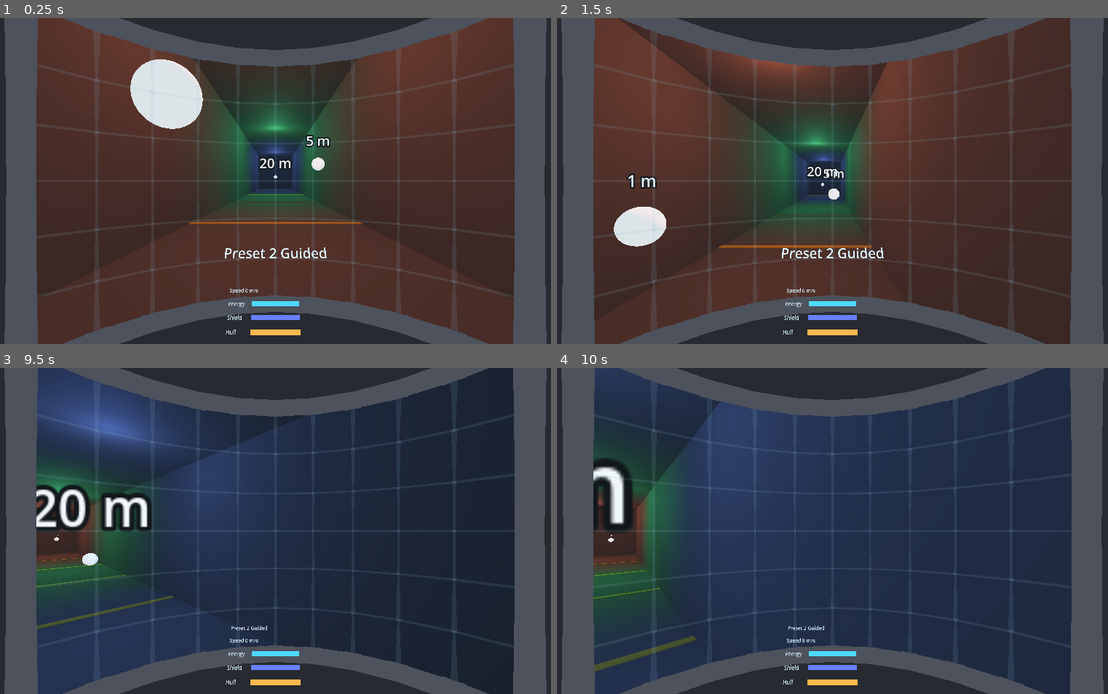
Above: before the commit, frames 1-4 (two rows, left to right).
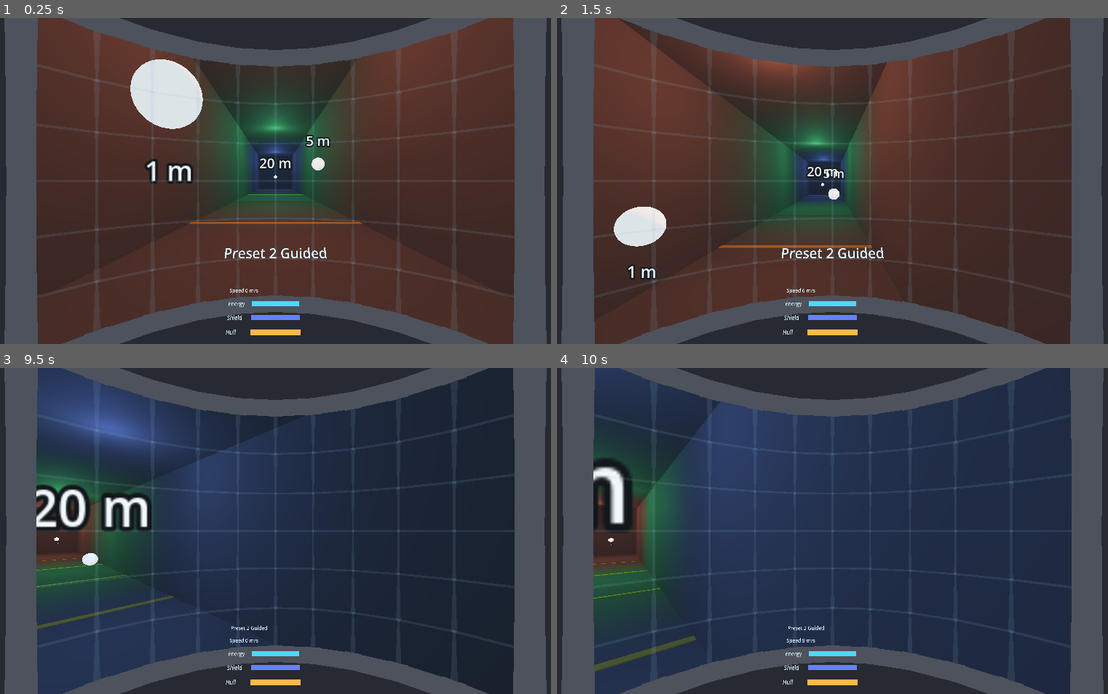
Above: after the commit, the same moments.

Repository: noless-zz/meltdown
Game: Godot game, scene res://main.tscn
The game is run twice, just before and just after one commit, with the same random seed, the same clock (stepped at 60 frames per second) and the same inputs.
Inputs (mouse positions are in pixels of both pictures, inside the frame that each line leads up to):
- Up to frame 1 (0.25 s): no input
- Up to frame 2 (1.5 s): tap Enter at 0.5 s; move the mouse to (959, 164) at 0.52 s; hold D 0.53-1.28 s; tap R at 0.6 s; click (959, 164) at 0.67 s; tap Space at 0.77 s; move the mouse to (716, 197) at 1.27 s; hold S from 1.28 s (still down); tap E at 1.35 s
- Up to frame 3 (9.5 s): tap Space at 1.52, 3.02, 3.77, 4.52, 6.02, 6.77, 7.52, 9.02 s; move the mouse to (336, 459) at 2.02 s; release S at 2.03 s; hold D 2.03-2.78 s; tap Shift at 2.1, 8.1 s; move the mouse to (247, 596) at 2.77 s; hold W 2.78-3.53 s; tap Z at 2.85, 8.85 s; click (247, 596) at 2.92 s; move the mouse to (451, 579) at 3.52 s; hold Left 3.53-5.03 s; tap Tab at 3.6 s; move the mouse to (99, 482) at 4.27 s; tap F at 4.35 s; move the mouse to (303, 531) at 5.02 s; hold S 5.03-5.78 s; tap Backspace at 5.1 s; click (303, 531) at 5.17 s; move the mouse to (187, 449) at 5.77 s; hold D 5.78-6.53 s; tap Q at 5.85 s; move the mouse to (402, 514) at 6.52 s; hold W 6.53-7.28 s; tap R at 6.6 s; move the mouse to (159, 547) at 7.27 s; hold D 7.28-8.03 s; tap E at 7.35 s; click (159, 547) at 7.42 s; move the mouse to (336, 459) at 8.02 s; hold S 8.03-8.78 s; move the mouse to (247, 596) at 8.77 s; hold Left from 8.78 s (still down)
- Up to frame 4 (10 s): move the mouse to (1008, 579) at 9.52 s; release Left at 9.53 s; hold W from 9.53 s (still down); tap Tab at 9.6 s; click (1008, 579) at 9.67 s; tap Space at 9.77 s

The runs differ from the first frame. In frame 1, 0.4% of the frame differs, in the area x 26-36%, y 43-51%; in frame 2, 0.3%; in frame 3, less than 0.1%; in frame 4, less than 0.1%.

Commit message:
Hang the 1 m marker label below its ball (#249)
From the recentred start eye the 1 m label sat about 34 degrees up,
outside both the preset 1 and preset 2 windows, so the nearest depth
reference was unreadable through the cockpit (CMF-1, CMF-3). Markers
nearer than 2 m now hang their label below the ball; the farther labels
already fit and stay put. The preset 1 view test now checks every
marker's label, so it fails on the old position.

Also fixes the thumbstick mapping comment that still called the label
toggle "not wired yet" after #181.

Co-Authored-By: Claude Opus 5.5 <noreply@anthropic.com>
Claude-Session: https://claude.ai/code/session_01Hhhk418CD4WhHG9DjM5ohK

Diff:
--- a/game/tests/test_cockpit_preset1_view.gd
+++ b/game/tests/test_cockpit_preset1_view.gd
@@ -10,12 +10,6 @@
 const LABEL_LAYOUT: GDScript = preload("res://tests/test_label_layout.gd")
 ## The flat stand-in for a seated head, as in `test_head_recentre.gd`.
 const SEATED_HEAD: Vector3 = Vector3(0.0, 1.6, 0.0)
-## Markers closer than this have their text label checked too. The 1 m label
-## hangs about 34 degrees up from the start, above even preset 2's 30 degree
-## window, so it is not a preset 1 matter; its marker ball is checked.
-const LABEL_CHECK_FROM_M: float = 5.0
-
-
 static func _anchored() -> CockpitSpec:
 	return CockpitSpec.for_preset(ComfortPresetFiles.load_number(1))
 
@@ -90,11 +84,11 @@
 	var message: String = ""
 	if markers != null:
 		for marker: Node3D in markers.get_children():
-			var points: Dictionary = {"the %s ball" % marker.name: marker.position}
-			var distance: float = -marker.position.z
-			if distance >= LABEL_CHECK_FROM_M:
-				var label: Node3D = marker.get_node("Label") as Node3D
-				points["the %s label" % marker.name] = marker.position + label.position
+			# Every marker's label too: the 1 m label once hung about 34 degrees
+			# up, outside both the preset 1 and 2 windows (#249).
+			var label: Node3D = marker.get_node("Label") as Node3D
+			var points: Dictionary = {"the %s ball" % marker.name: marker.position,
+				"the %s label" % marker.name: marker.position + label.position}
 			for what: String in points:
 				var seen: Vector3 = eye.affine_inverse() * (tunnel.transform * (points[what] as Vector3))
 				message = outside_message(spec, seen, what)
--- a/game/view/test_tunnel.gd
+++ b/game/view/test_tunnel.gd
@@ -19,6 +19,10 @@
 # the 5 m and 20 m markers are about 11 degrees apart, and the wide 20 m label
 # stays clear of both walls on the centre line.
 const MARKER_OFFSETS_X: Array[float] = [-0.5, 1.0, 0.0]
+# Markers nearer than this hang their label below the ball. Above it, the 1 m
+# label sat about 34 degrees up from the start eye, outside the preset 1 and 2
+# windows (#249); farther labels stay above, where they already fit.
+const LABEL_BELOW_UNDER_M: float = 2.0
 const LIGHT_POSITIONS_Z: Array[float] = [-3.0, -12.0, -22.0]
 const LIGHT_COLORS: Array[Color] = [
 	Color(1.0, 0.45, 0.3),
@@ -132,7 +136,10 @@
 		label.text = "%d m" % int(distance)
 		label.billboard = BaseMaterial3D.BILLBOARD_ENABLED
 		label.pixel_size = 0.004 * maxf(1.0, distance / 2.0)
-		label.position = Vector3(0.0, 0.3 + 0.05 * distance, 0.0)
+		var label_rise: float = 0.3 + 0.05 * distance
+		if distance < LABEL_BELOW_UNDER_M:
+			label_rise = -label_rise
+		label.position = Vector3(0.0, label_rise, 0.0)
 		marker.add_child(label)
 
 
--- a/game/xr/thumbstick_mapping.gd
+++ b/game/xr/thumbstick_mapping.gd
@@ -18,7 +18,8 @@
 ## - A (right lower) holds the afterburner (FLT-2), which also gives full
 ##   forward thrust unless the stick is pulled back
 ## - Y (left upper) is the comfort preset button, read outside this mapping;
-##   the left stick click is kept for showing and hiding labels (not wired yet)
+##   the left stick click shows and hides the labels, also read outside this
+##   mapping (#181)
 ##
 ## Ship axes use the pilot's view, each -1..1 before scaling:
 ## `strafe` (+ right), `lift` (+ up), `forward` (+ ahead), `pitch` (+ nose up),
Not shown, added: docs/devlog/2026-11-16-1249-builder-issue-249.md
